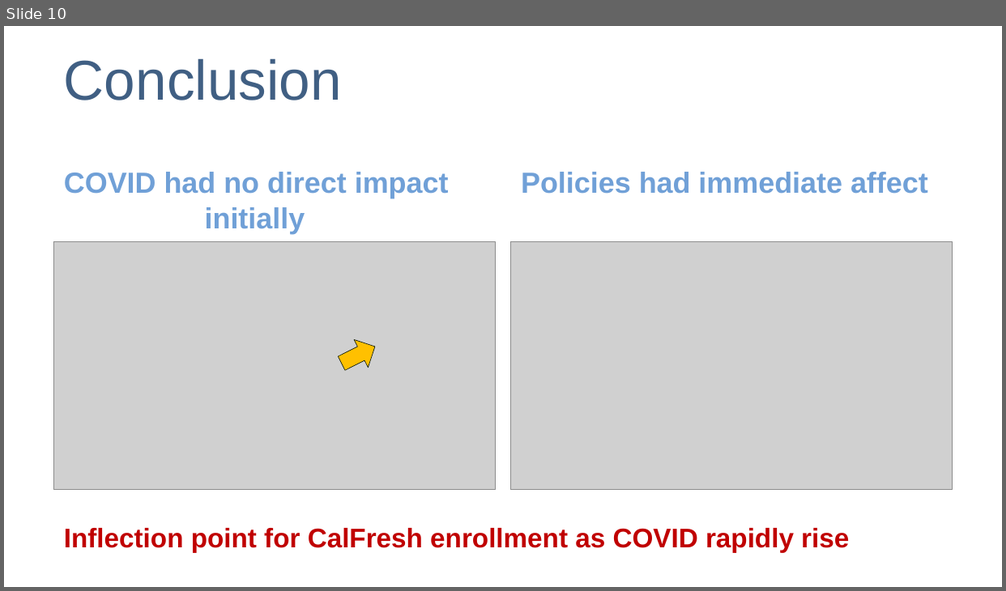
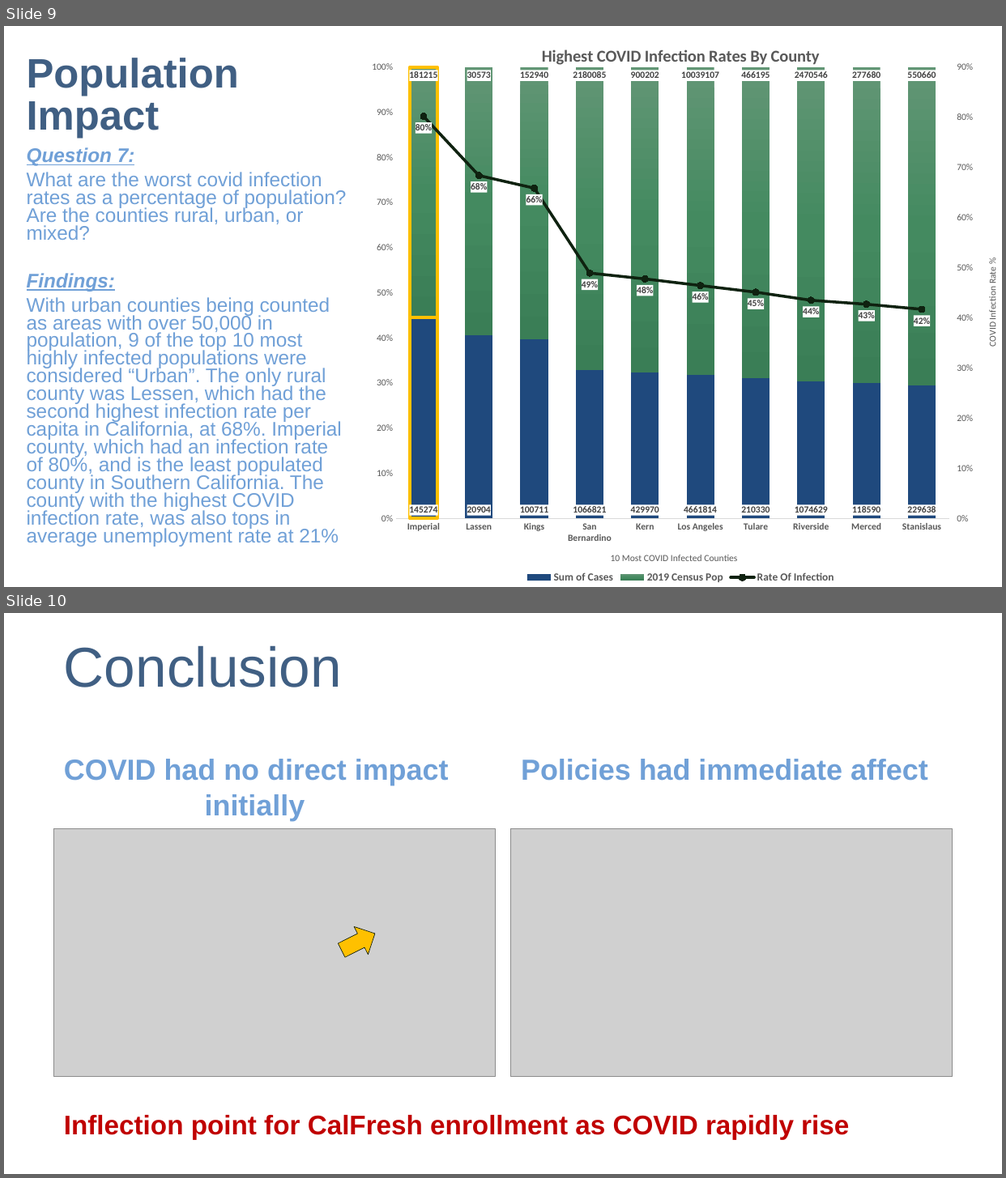
Before and after one commit to speedracer05/Covid_CalFresh, a slide deck: Presentation/Covid_CalFresh_v.01.pptx. Shown one above the other, each under a label of ours: slide 10 before the commit, slides 9 and 10 after it. The pictures are 1006x591 and 1006x1178 pixels, drawn with LibreOffice and Linux fonts; fonts in the diff are those of the drawing; grey boxes stand for pictures. Boxes give left, top, right and bottom in pixels: in the first picture for what was removed or moved away, otherwise in the second. Text is boxed around its words. In the diff, an @@ line names an element or a change of style, - is before the commit and + after.

```diff
--- a/Presentation/Covid_CalFresh_v.01.pptx
+++ b/Presentation/Covid_CalFresh_v.01.pptx
@@ slide 9 added at (4,26,1002,587), background #FFFFFF @@
@@ column stacked 100% chart added at (360,26,1002,587) @@
+title "Highest COVID Infection Rates By County "
+categories: Imperial, Lassen, Kings, San Bernardino, Kern, Los Angeles, Tulare, Riverside, Merced, Stanislaus
+Sum of Cases: 145274, 20904, 100711, 1066821, 429970, 4661814, 210330, 1074629, 118590, 229638
+2019 Census Pop: 181215, 30573, 152940, 2180085, 900202, 10039107, 466195, 2470546, 277680, 550660
+Rate Of Infection: 0.8, 0.68, 0.66, 0.49, 0.48, 0.46, 0.45, 0.43, 0.43, 0.42
@@ title added at (27,58,239,138), 39.6 pt, text #405F83, bold @@
+Population Impact
@@ text added at (27,148,347,547), 19 pt, text #70A0D7 @@
+Question 7:
+What are the worst covid infection rates as a percentage of population? Are the counties rural, urban, or mixed?
+Findings:
+With urban counties being counted as areas with over 50,000 in population, 9 of the top 10 most highly infected populations were considered “Urban”. The only rural county was Lessen, which had the second highest infection rate per capita in California, at 68%. Imperial county, which had an infection rate of 80%, and is the least populated county in Southern California. The county with the highest COVID infection rate, was also tops in average unemployment rate at 21%
```
Also in this commit, not shown: 1 other slide added, 2 slides removed, 5 other files.
